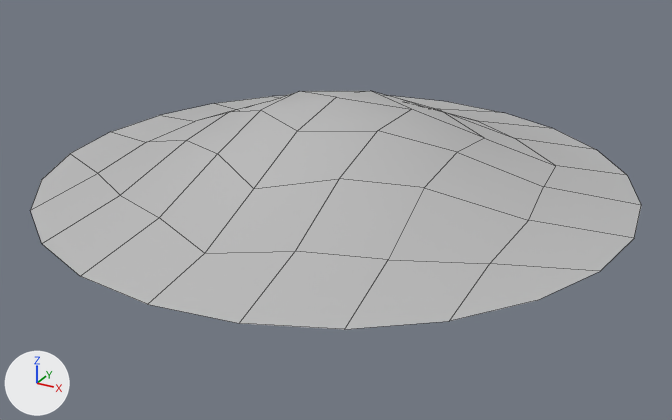
The FBX model Assets/XSBD/TA/TeamJang/sandDune.fbx: old version first, new version second.
Rendered twice from a 50 mm lens placed at (0.317, -0.577, 0.262), pointed at (0.007, -0.013, -0.02). Arrows for +X, +Y and +Z are at lower left; the lights stay in place. Mesh edges are drawn as thin lines.

The first picture shows 'pDisc2'.
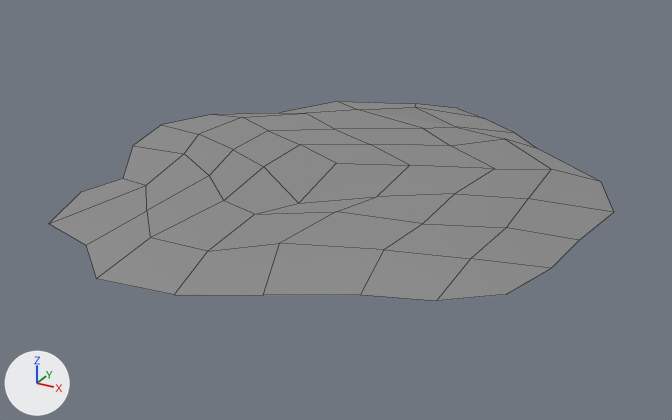
Location of each change, (x1, y1, x2, y2) in pixels of the pictures (672 x 420 px):
'pDisc2', recoloured, reshaped, rescaled (8% narrower, 16% shorter)
    before: (30, 91, 641, 329)
    after: (49, 101, 614, 301)

Patch to the scene script:
```diff
--- a/Assets/XSBD/TA/TeamJang/sandDune.fbx.py
+++ b/Assets/XSBD/TA/TeamJang/sandDune.fbx.py
@@ mat_lambert2 @@
+mat_lambert2 = principled_material('lambert2')
+mat_lambert2.base_color = (0.261, 0.261, 0.261)  # grey #8c8c8c
@@ me_mesh @@
 # used by ob_pdisc2; location = (0.0, 0.0, 0.0); rotation_euler = (1.571, 0.0, 0.0), in degrees (90, 0, 0); scale = (0.222, 0.222, 0.222)
-me_mesh.from_pydata(...)  # 61 vertices, 48 faces; spans x -1.0..1.0, y 0.0..0.28, z -1.0..1.0
-me_mesh.materials.append(mat_lambert1)  # grey #bcbcbc
+me_mesh.from_pydata(...)  # 61 vertices, 48 faces; spans x -21.42..19.63, y -0.92..1.15, z -23.51..19.97
+# me_mesh part 1: 61 of 61 vertices moved; they spanned x -1.0..1.0, y 0.0..0.28, z -1.0..1.0 and now span x -21.42..19.63, y -0.92..1.15, z -23.51..19.97; mean shift (-0.25, -0.21, -0.75); largest move (0.0, 0.0, -1.0) -> (0.37, -0.92, -23.51)
+me_mesh.materials.append(mat_lambert2)  # grey #8c8c8c
@@ ob_pdisc2 @@
 ob_pdisc2.rotation_euler = (1.571, 0.0, 0.0)  # degrees (90, 0, 0)
-ob_pdisc2.scale = (0.222, 0.222, 0.222)
+ob_pdisc2.scale = (0.01, 0.01, 0.01)
```
